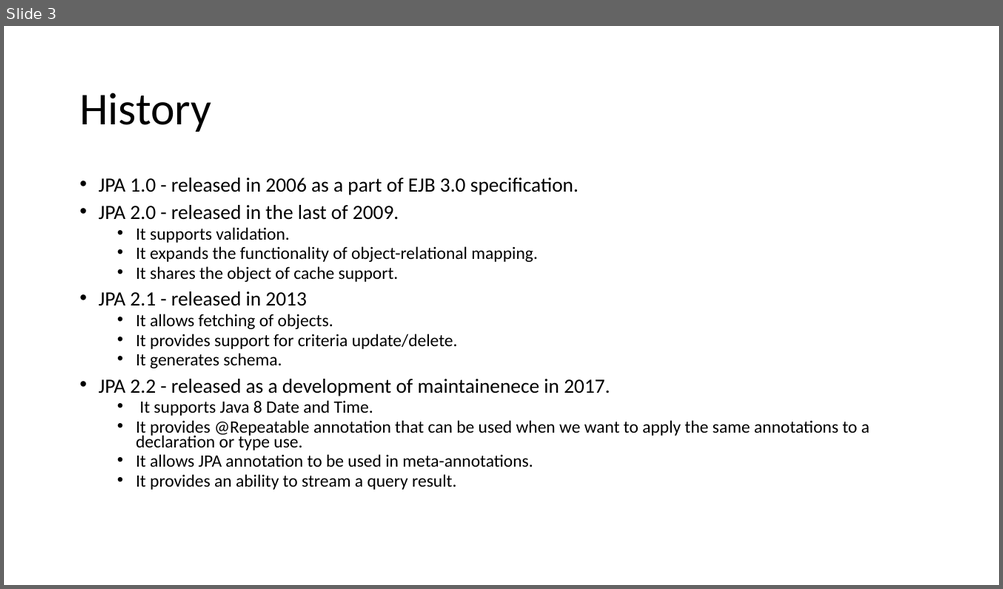
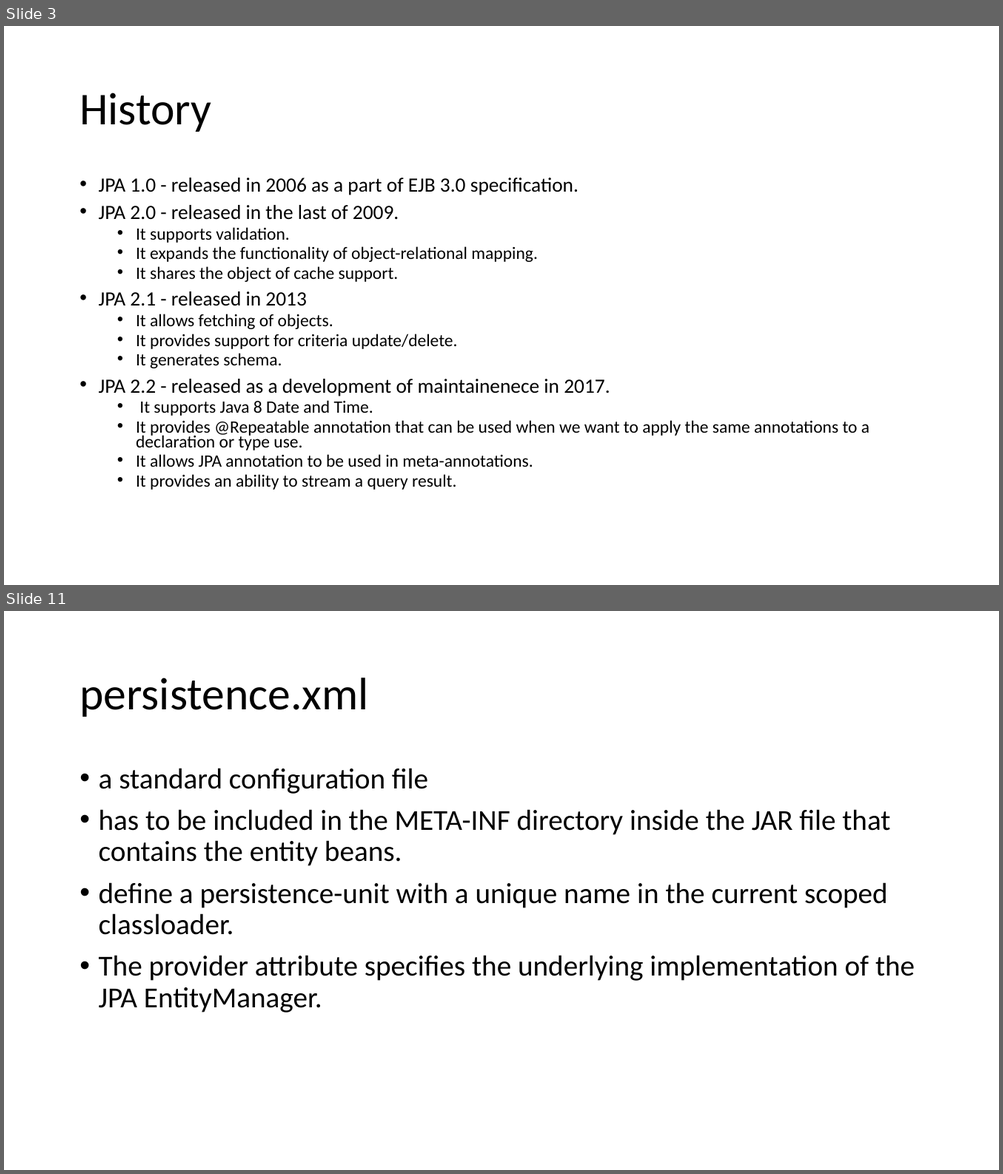
Before and after one commit to lawren43/mytest-repo, a slide deck: test-springmvc/doc/20181018-Spring JPA.pptx. Shown one above the other, each under a label of ours: slide 3 before the commit, slides 3 and 11 after it; the slides between them are not shown. The pictures are 1003x589 and 1003x1174 pixels, drawn with LibreOffice and Linux fonts; fonts in the diff are those of the drawing. Boxes give left, top, right and bottom in pixels: in the first picture for what was removed or moved away, otherwise in the second. Text is boxed around its words. In the diff, an @@ line names an element or a change of style, - is before the commit and + after.

Commit message:
add jpa configuration

```diff
--- a/test-springmvc/doc/20181018-Spring JPA.pptx
+++ b/test-springmvc/doc/20181018-Spring JPA.pptx
@@ slide 11 added at (x1=4, y1=611, x2=999, y2=1170), background #FFFFFF @@
@@ title added at (x1=79, y1=678, x2=368, y2=717), 44 pt, text #000000 @@
+persistence.xml
@@ text added at (x1=99, y1=768, x2=914, y2=1013), 28 pt, text #000000 @@
+• a standard configuration file
+• has to be included in the META-INF directory inside the JAR file that contains the entity beans.
+• define a persistence-unit with a unique name in the current scoped classloader.
+• The provider attribute specifies the underlying implementation of the JPA EntityManager.
```
Also in this commit, not shown: 1 slide changed, 17 other slides added, 3 other files.
